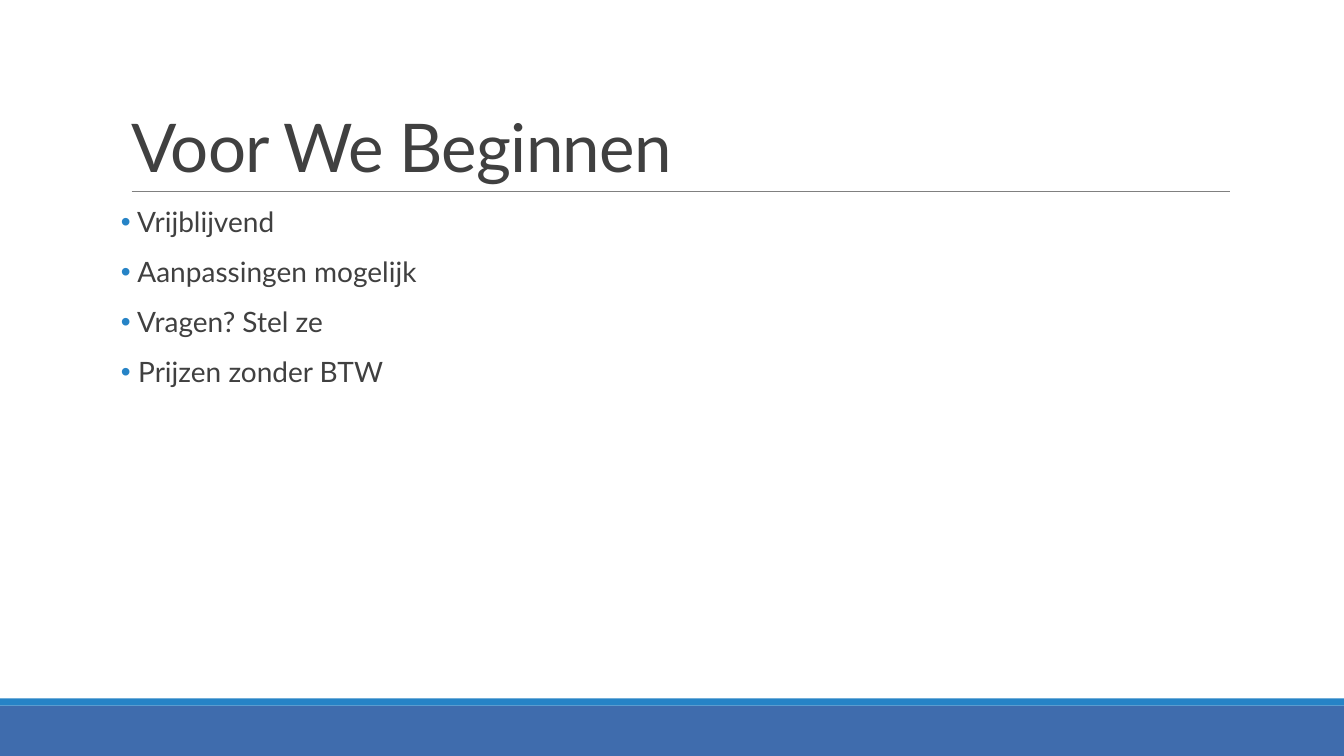
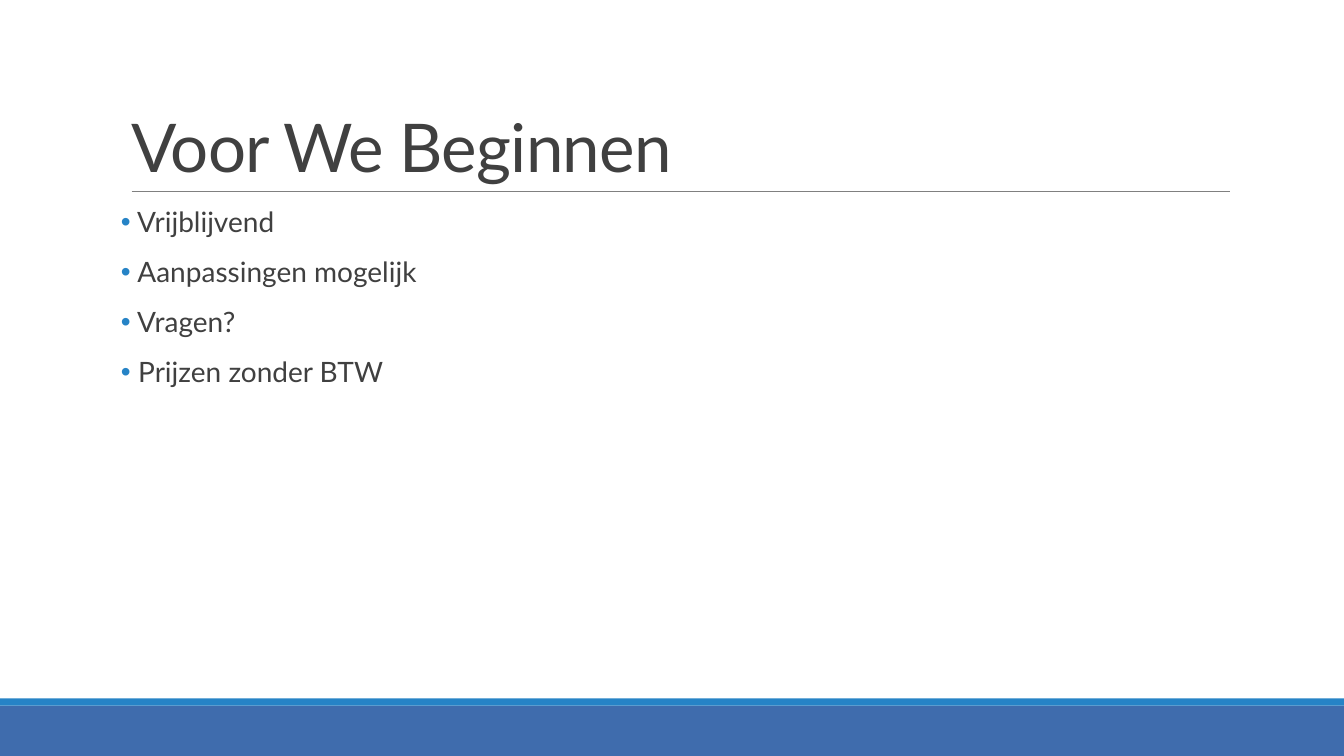
Before and after one commit to JensVL/projecten2, a slide deck: slide 2 of opdracht03/G36/Voorstelling G36.pptx. Drawn at 1344x756 pixels with LibreOffice and Linux fonts; fonts in the diff are those of the drawing. Boxes give left, top, right and bottom in pixels: in the first picture for what was removed or moved away, otherwise in the second. Text is boxed around its words. In the diff, an @@ line names an element or a change of style, - is before the commit and + after.

```diff
--- a/opdracht03/G36/Voorstelling G36.pptx
+++ b/opdracht03/G36/Voorstelling G36.pptx
@@ text at [137, 311, 235, 337]: text changed @@
-• Vragen? Stel ze
+• Vragen?
```
Also in this commit, not shown: 8 other slides changed.
